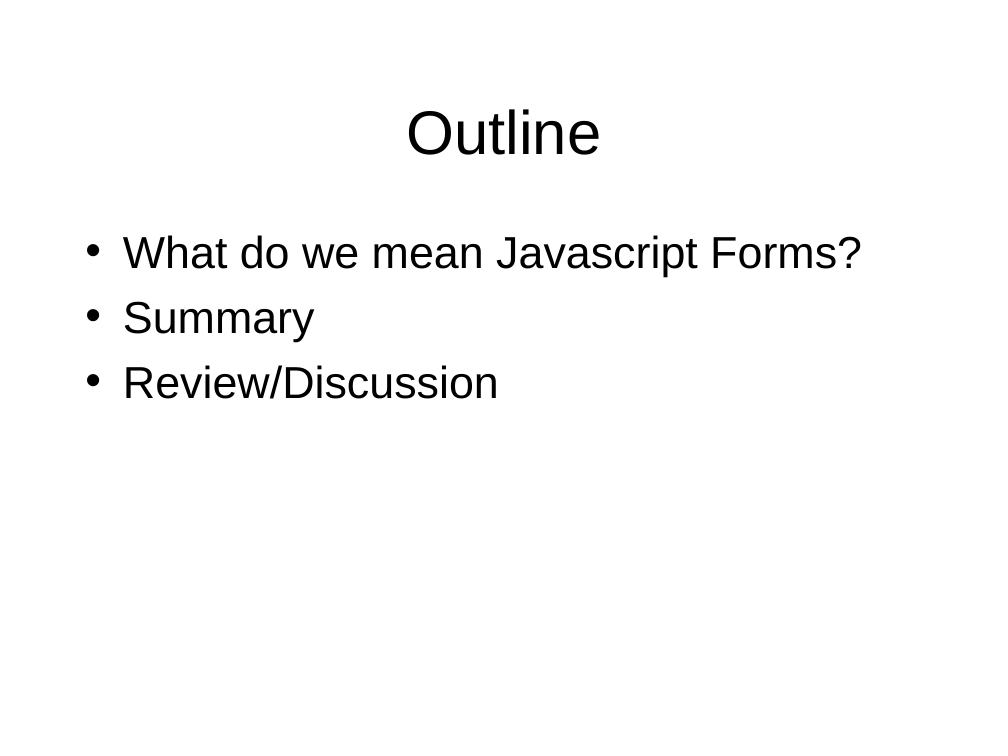
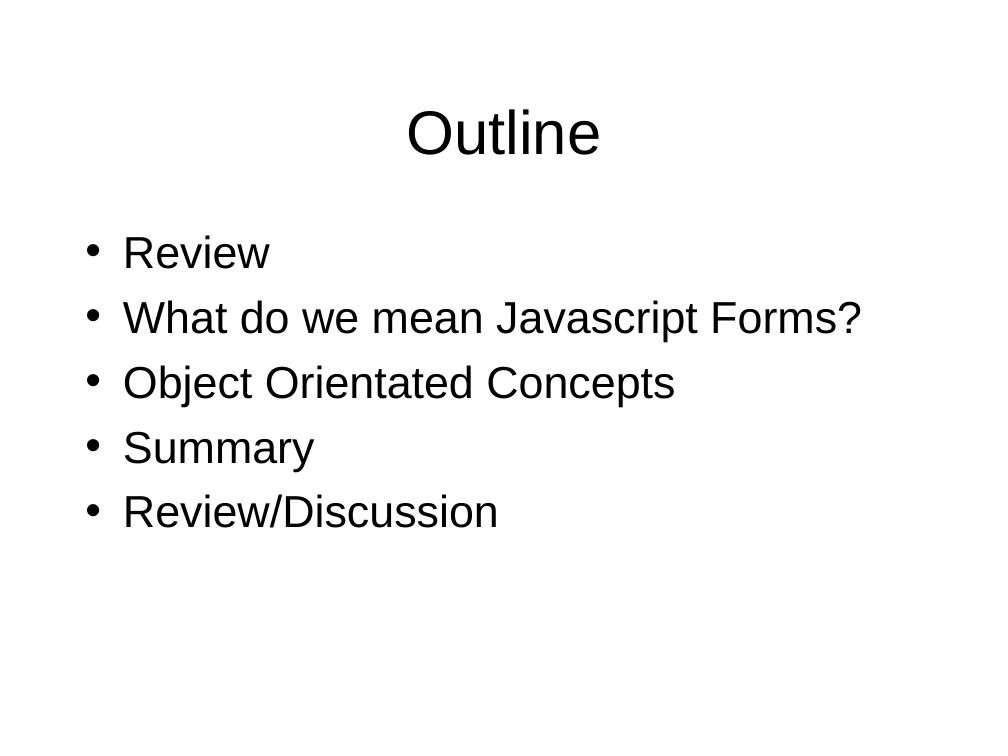
Before and after one commit to octaviordz/zjnu2017.github.io, a slide deck: slide 2 of WAD/lectures/110--Javascript.Forms.pptx. Drawn at 1008x756 pixels with LibreOffice and Linux fonts; fonts in the diff are those of the drawing. Boxes give left, top, right and bottom in pixels: in the first picture for what was removed or moved away, otherwise in the second. Text is boxed around its words. In the diff, an @@ line names an element or a change of style, - is before the commit and + after.

```diff
--- a/WAD/lectures/110--Javascript.Forms.pptx
+++ b/WAD/lectures/110--Javascript.Forms.pptx
@@ text at <box>123,235,270,269</box>: paragraph added @@
+• Review
@@ text at <box>123,365,675,406</box>: paragraph added @@
+• Object Orientated Concepts
```
Also in this commit, not shown: 4 other slides changed, 1 slide added, 1 slide removed, 11 other files.
